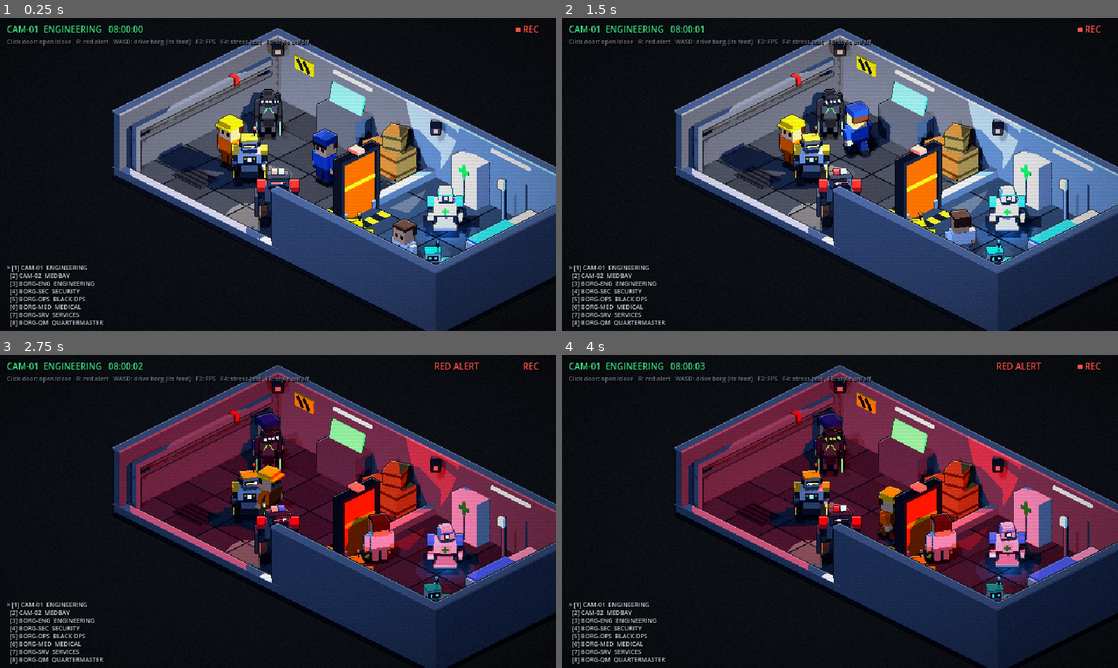
Above: before the commit, frames 1-4 (two rows, left to right).
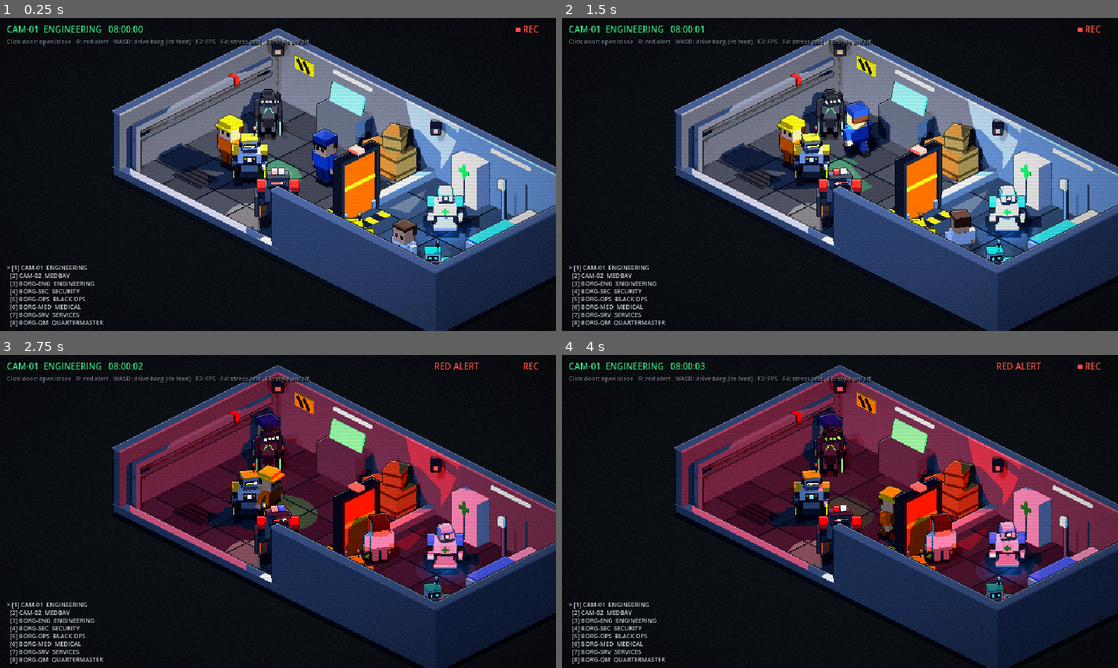
Above: after the commit, the same moments.

Repository: apfpabo/Overseer
Game: Godot game, scene res://scenes/main/main.tscn
Same seed, same stepped clock (60 frames per second), same inputs: the game is played once before the commit and once after it.
Inputs (mouse positions are in pixels of both pictures, inside the frame that each line leads up to):
- Up to frame 1 (0.25 s): no input
- Up to frame 2 (1.5 s): move the mouse to (962, 158) at 0.52 s; hold D 0.53-1.28 s; tap 1 at 0.6 s; click (962, 158) at 0.67 s; move the mouse to (728, 190) at 1.27 s; hold S from 1.28 s (still down); tap 9 at 1.35 s
- Up to frame 3 (2.75 s): move the mouse to (333, 442) at 2.02 s; release S at 2.03 s; hold D from 2.03 s (still down); tap R at 2.1 s
- Up to frame 4 (4 s): move the mouse to (812, 574) at 2.77 s; release D at 2.78 s; hold W 2.78-3.53 s; tap 1 at 2.85 s; click (812, 574) at 2.92 s; move the mouse to (1006, 558) at 3.52 s; hold A from 3.53 s (still down); tap 9 at 3.6 s

The runs differ from the first frame. In frame 1, 0.2% of the frame differs, in the area x 42-55%, y 44-53%; in frame 2, 0.3%; in frame 3, 0.4%, in the area x 41-58%, y 44-56%; in frame 4, 0.4%.

Commit message:
borgs: black ops NVG lenses cast a green glow on the floor; no white headlamp
Co-Authored-By: Claude Opus 5.5 <noreply@anthropic.com>
Claude-Session: https://claude.ai/code/session_0112riLDH5StgB6GGP6QpgMS

Diff:
--- a/data/borgs/black_ops.tres
+++ b/data/borgs/black_ops.tres
@@ -21,4 +21,5 @@
 back = 5
 topper = 0
 emblem = 4
+headlamp = false
 size = Vector3(0.95, 1.2, 0.95)
--- a/scenes/actors/borg.gd
+++ b/scenes/actors/borg.gd
@@ -26,6 +26,8 @@
 	_model = BorgModel.new()
 	add_child(_model)
 	_model.build(module)
+	if not module.headlamp:
+		return
 	_headlamp = SpotLight3D.new()
 	_headlamp.position = Vector3(0.0, 0.94 * module.size.y, 0.24 * module.size.z)
 	# A SpotLight shines along -Z: turn it to face forward (+Z) and tilt it down.
--- a/scripts/borgs/borg_module.gd
+++ b/scripts/borgs/borg_module.gd
@@ -40,5 +40,8 @@
 @export var back: Back = Back.NONE
 @export var topper: Topper = Topper.NONE
 @export var emblem: Emblem = Emblem.CORE
+## White headlamp for its feed. Off for borgs that light their own way
+## (Black Ops sees by the green glow of its night-vision lenses).
+@export var headlamp: bool = true
 ## Overall size: (width, height, depth) multipliers.
 @export var size: Vector3 = Vector3.ONE
--- a/scripts/models/borg_model.gd
+++ b/scripts/models/borg_model.gd
@@ -24,6 +24,8 @@
 ## Each: { "material", "period", "on_fraction", "phase", "on", "off" }.
 var _blinkers: Array[Dictionary] = []
 var _pulses: Array[StandardMaterial3D] = []
+## Lights that follow a glowing material's brightness: { "light", "material", "full", "energy" }.
+var _linked_lights: Array[Dictionary] = []
 var _time: float = 0.0
 var _motion: float = 0.0
 var _stride: float = 0.0
@@ -95,6 +97,12 @@
 	})
 
 
+## Makes `light` dim and brighten with `material` (e.g. a glow cast by lenses
+## follows their flicker). `full_emission` is the material's normal brightness.
+func link_light(light: Light3D, material: StandardMaterial3D, full_emission: float) -> void:
+	_linked_lights.append({ "light": light, "material": material, "full": full_emission, "energy": light.light_energy })
+
+
 ## Makes a glowing part slowly breathe brighter and dimmer.
 func pulse(part: MeshInstance3D) -> void:
 	_pulses.append(part.material_override)
@@ -108,6 +116,9 @@
 	for b: Dictionary in _blinkers:
 		var t: float = fmod(_time + b["phase"], b["period"]) / b["period"]
 		(b["material"] as StandardMaterial3D).emission_energy_multiplier = b["on"] if t < b["on_fraction"] else b["off"]
+	for link: Dictionary in _linked_lights:
+		var level: float = (link["material"] as StandardMaterial3D).emission_energy_multiplier / link["full"]
+		(link["light"] as Light3D).light_energy = link["energy"] * level
 	for mat: StandardMaterial3D in _pulses:
 		mat.emission_energy_multiplier = 1.0 + 0.5 * sin(_time * 2.5)
 	_stride += delta * 8.0 * _motion
--- a/scripts/models/borg_parts.gd
+++ b/scripts/models/borg_parts.gd
@@ -9,6 +9,8 @@
 const HAND_Y := 0.47
 const HAND_Z := 0.18
 const ARM_X := 0.33
+## Brightness of the Black Ops night-vision glow on the floor.
+const NVG_GLOW_ENERGY := 5.0
 
 
 # --- Chassis ---------------------------------------------------------------
@@ -130,6 +132,20 @@
 					model.blink(lens, 4.1, 0.96, 0.0, 2.4, 0.7)
 				else:
 					lens.material_override = lens_material
+			# Green glow the lenses throw on the floor ahead. It's on the head, so
+			# it drifts as the head looks around, and dims when the lenses flicker.
+			var glow := SpotLight3D.new()
+			glow.position = Vector3(0.0, 0.18, 0.3)
+			# A SpotLight shines along -Z: turn it forward (+Z) and tilt it down.
+			glow.rotation = Vector3(deg_to_rad(-38.0), PI, 0.0)
+			glow.light_color = m.eye_color
+			glow.light_energy = NVG_GLOW_ENERGY
+			glow.spot_range = 4.5
+			glow.spot_angle = 30.0
+			glow.spot_attenuation = 0.8
+			glow.shadow_enabled = true
+			h.add_child(glow)
+			model.link_light(glow, lens_material, 2.4)
 
 
 # --- Toppers (on the head node) --------------------------------------------
Not shown, changed: docs/DECISIONS.md
Not shown, changed: docs/ROADMAP.md
